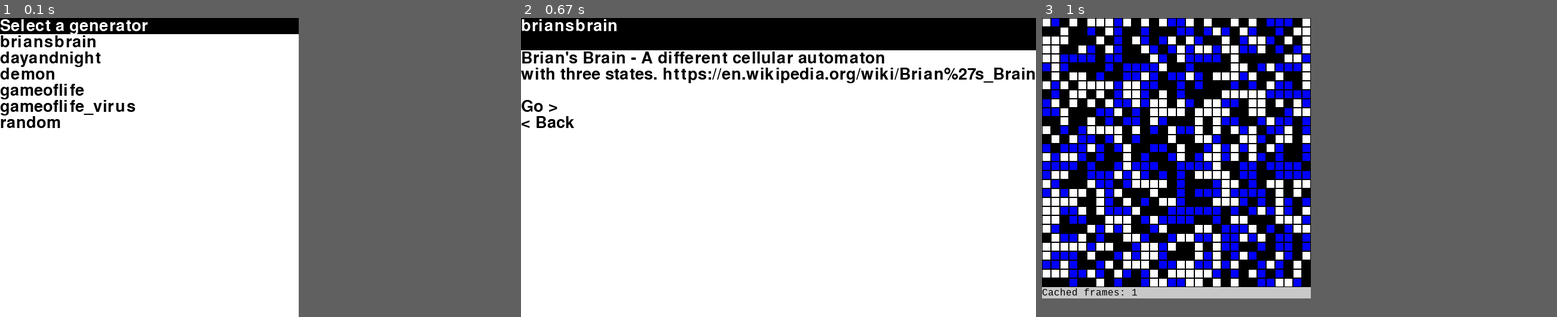
Above: before the commit, frames 1-3 (left to right).
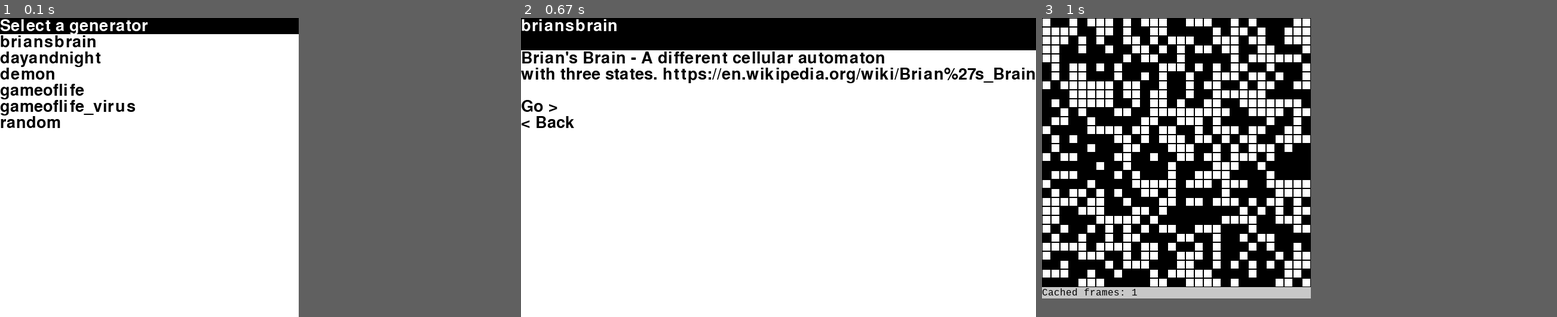
Above: after the commit, the same moments.

Repository: sillypantscoder/pygame_gameoflife
Game: pygame game, started from main.py
The game is run twice, just before and just after one commit, with the same random seed, the same clock (stepped at 60 frames per second) and the same inputs.
Inputs:
- Up to frame 1 (0.1 s): no input
- Up to frame 2 (0.67 s): click "briansbrain" at 0.38 s
- Up to frame 3 (1 s): click "Go >" at 0.72 s

Frames 1-2 are identical in both runs. In frame 3, 17% of the frame differs, in the area x 0-53%, y 0-90%.

Commit message:
Added random-selection states for each generator

Diff:
--- a/generators/briansbrain.py
+++ b/generators/briansbrain.py
@@ -13,3 +13,4 @@
 	(0, 0, 0),
     (0, 0, 255)
 ]
+RANDSTATES = [0, 1]
--- a/generators/dayandnight.py
+++ b/generators/dayandnight.py
@@ -11,3 +11,4 @@
 	(0, 0, 0),
 	(255, 255, 0)
 ]
+RANDSTATES = [0, 1]
--- a/generators/demon.py
+++ b/generators/demon.py
@@ -26,3 +26,4 @@
 COLORS = [
 	hsv2rgb(i / 360, 1, 1) for i in range(0, 360, 360 // len(STATES))
 ]
+RANDSTATES = [*range(NUMSTATES)]
--- a/generators/gameoflife.py
+++ b/generators/gameoflife.py
@@ -11,3 +11,4 @@
 	(255, 255, 255),
 	(0, 0, 0)
 ]
+RANDSTATES = [0, 1]
--- a/generators/gameoflife_virus.py
+++ b/generators/gameoflife_virus.py
@@ -29,3 +29,4 @@
 	(255, 0, 0),
 	(255, 165, 0)
 ]
+RANDSTATES = [0, 1]
--- a/generators/random.py
+++ b/generators/random.py
@@ -22,3 +22,4 @@
 	(255, 255, 255),
 	(0, 0, 0)
 ]
+RANDSTATES = [0, 1]
--- a/main.py
+++ b/main.py
@@ -31,12 +31,12 @@
 		if confirm: return g
 
 v = importlib.import_module("generators." + selectgenerator())
-COLORS, STATES = v.COLORS, v.STATES
+COLORS, STATES, RANDSTATES = v.COLORS, v.STATES, v.RANDSTATES
 
 class Cell:
 	exists: bool = True
 	def __init__(self):
-		self.state: int = random.choice([i for i in range(len(STATES))])
+		self.state: int = random.choice(RANDSTATES)
 		self.index = None
 	def up(self, board: "list | None" = None) -> int:
 		if board == None: board = BOARD
